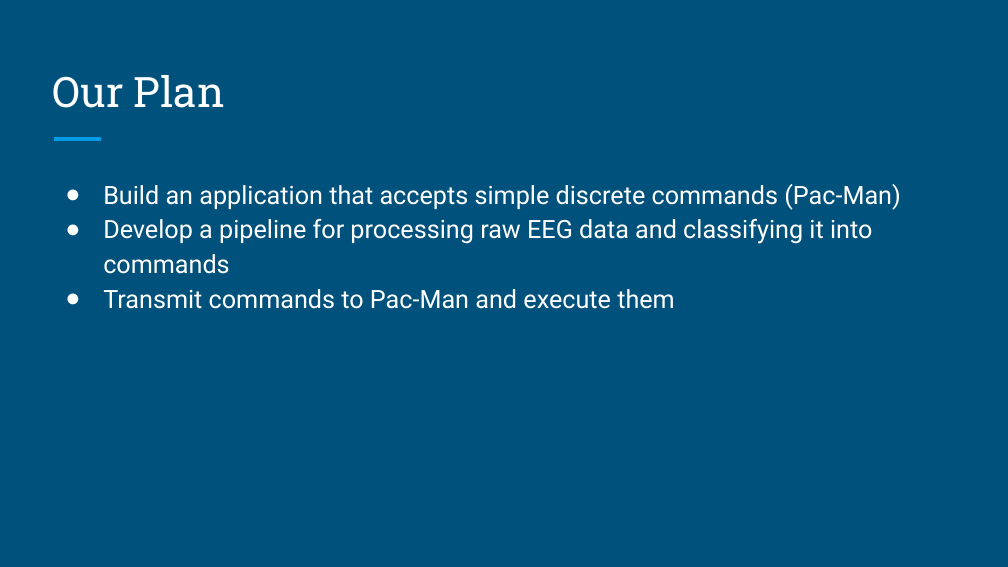
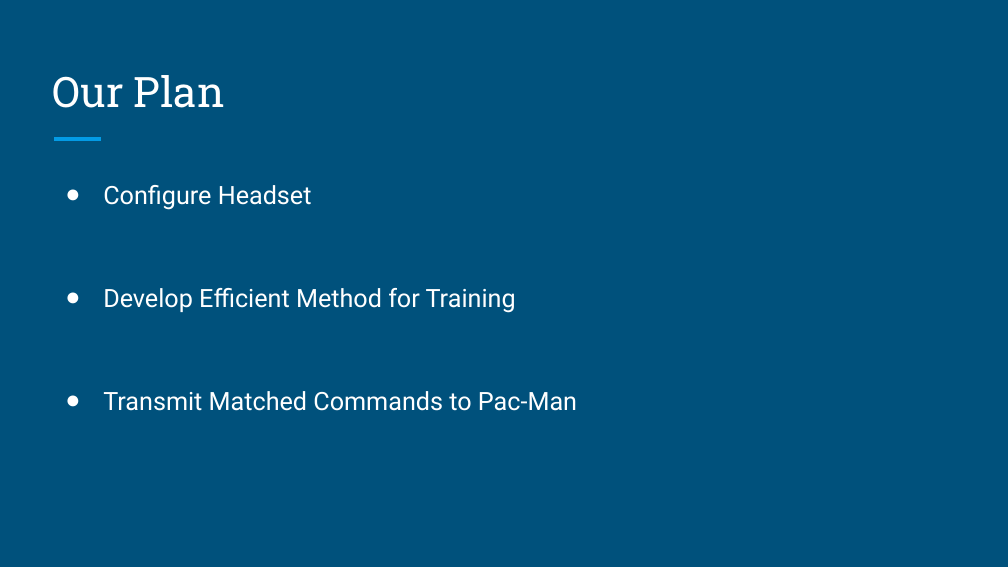
Before and after one commit to knotekbr/cs475_capstone, a slide deck: slide 6 of Midterm Presentation/MindGames Midterm Demonstration PPT.pptx (slide 7 before the commit). Drawn at 1008x567 pixels with LibreOffice and Linux fonts; fonts in the diff are those of the drawing. Boxes give left, top, right and bottom in pixels: in the first picture for what was removed or moved away, otherwise in the second. Text is boxed around its words. In the diff, an @@ line names an element or a change of style, - is before the commit and + after.

```diff
--- a/Midterm Presentation/MindGames Midterm Demonstration PPT.pptx
+++ b/Midterm Presentation/MindGames Midterm Demonstration PPT.pptx
@@ text at box(103, 185, 577, 411): text changed @@
-● Build an application that accepts simple discrete commands (Pac-Man)
-● Develop a pipeline for processing raw EEG data and classifying it into commands
-● Transmit commands to Pac-Man and execute them
+● Configure Headset
+● Develop Efficient Method for Training
+● Transmit Matched Commands to Pac-Man
```
Also in this commit, not shown: 6 other slides changed, 3 slides added, 3 slides removed.
